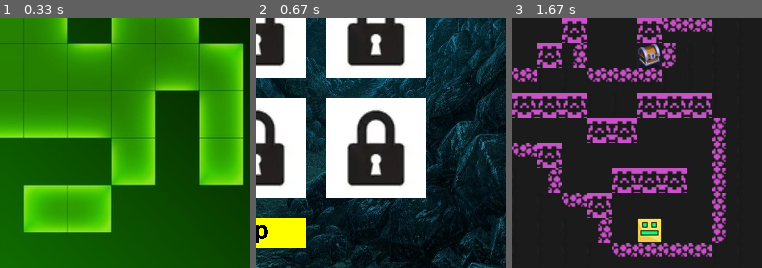
Above: before the commit, frames 1-3 (left to right).
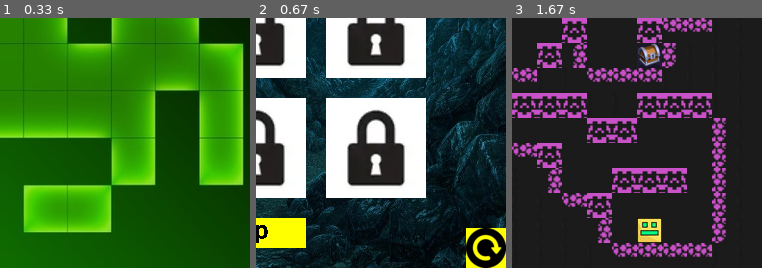
Above: after the commit, the same moments.

Repository: actggg/progect-PyGame
Game: pygame game, started from основа.py
Same seed, same stepped clock (60 frames per second), same inputs: the game is played once before the commit and once after it.
Inputs (mouse positions are % of the whole screen's width and height, from its top left):
- Up to frame 1 (0.33 s): no input
- Up to frame 2 (0.67 s): click "lvl1" at 0.38 s
- Up to frame 3 (1.67 s): click "lvl1" at 0.72 s; click (94, 4) at 1.05 s; click "1" at 1.38 s
The pictures show only the part of the screen within x 50-100%, y 50-100%; the shares and areas given below are measured in that part.

Frame 1 is identical in both runs. In frame 2, 2.0% of the frame differs, in the area x 84-100%, y 84-100%; in frame 3, nothing differs.

Commit message:
подземелья попытка 23

Diff:
--- a/основа.py
+++ b/основа.py
@@ -587,6 +587,8 @@
                                 reboot()
                                 play('map' + str(i + 6))
                                 return 0
+                if y in range(height - 40, height) and x in range(width - 40, width):
+                    restart()
                 if x in range(width // 2 - 50, width // 2 + 50) and y in range(height - 50, height - 20) and no_go_shop:
                     no_go_shop = False
                 elif x in range(width // 2 - 50, width // 2 + 50) and y in range(height - 50, height - 20) and not no_go_shop:
@@ -607,6 +609,10 @@
             screen.blit(font.render('lvl' + str(lvl), False, 'yellow'), (0, 0))
             en = load_image('энергия.jpg')
             screen.blit(en, en.get_rect().move(width // 2 - 100, 5))
+            res = load_image('рестарт.png')
+            pygame.draw.rect(screen, 'yellow',
+                             (width - 40, height - 40, 40, 40))
+            screen.blit(res, en.get_rect().move(width - 40, height - 40))
             for i in range(1, energy + 1):
                 pygame.draw.rect(screen, 'yellow',
                                  (width // 2 - 80 + i * 22, 5, 20, 30))
Binary file added: data/рестарт.png
Not shown, changed: lvls/map6
Not shown, changed: lvls/map7
